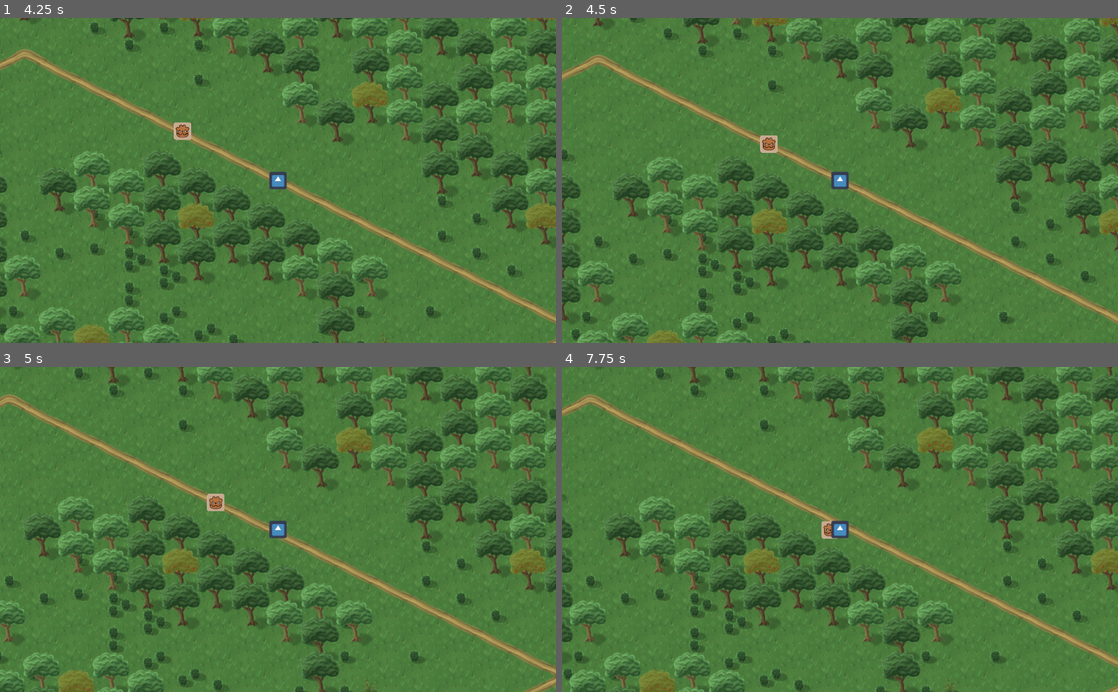
Above: before the commit, frames 1-4 (two rows, left to right).
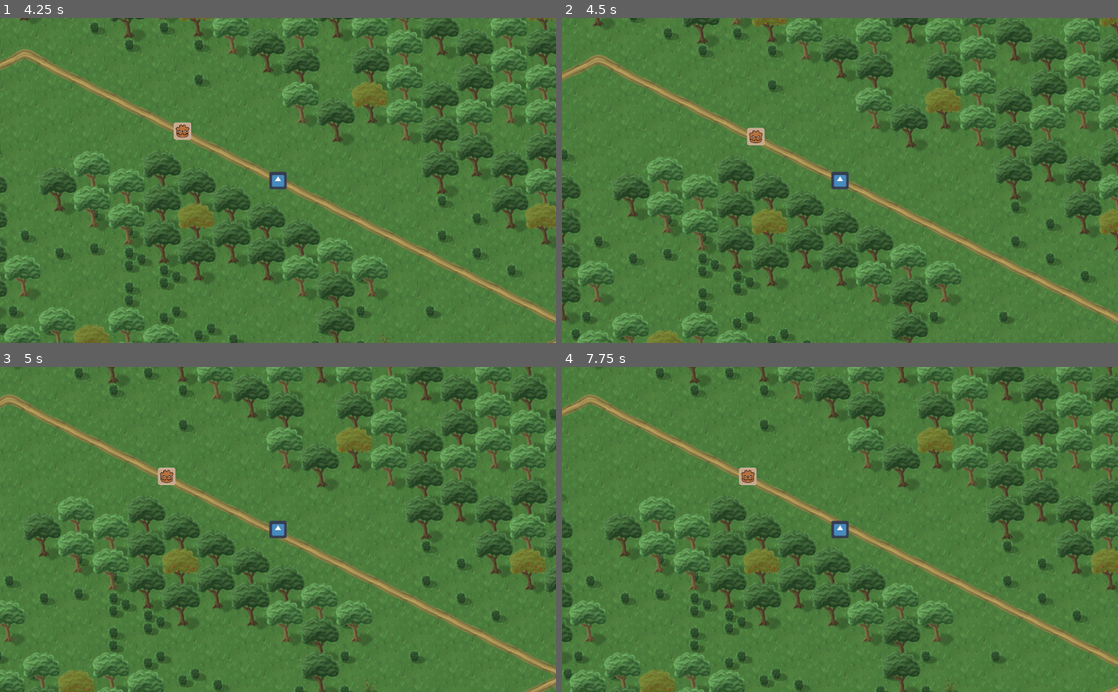
Above: after the commit, the same moments.

Repository: drxwat/goblins-game-gd
Game: Godot game, scene res://global_map.tscn
The game is run twice, just before and just after one commit, with the same random seed, the same clock (stepped at 60 frames per second) and the same inputs. The engine's default icon, where the game draws it, is replaced by a stand-in: a white triangle on a blue panel in a dark square.
Inputs (mouse positions are in pixels of both pictures, inside the frame that each line leads up to):
- Up to frame 1 (4.25 s): tap Enter at 0.5 s; move the mouse to (250, 245) at 0.52 s; click (250, 245) at 0.67 s; move the mouse to (444, 229) at 1.27 s; click (444, 229) at 1.42 s; move the mouse to (111, 131) at 2.02 s; click (111, 131) at 2.17 s; move the mouse to (305, 180) at 2.77 s; click (305, 180) at 2.92 s; tap Space at 3.5 s; move the mouse to (194, 99) at 3.52 s; click (194, 99) at 3.67 s
- Up to frame 2 (4.5 s): move the mouse to (962, 164) at 4.27 s; click (962, 164) at 4.42 s
- Up to frame 3 (5 s): no input
- Up to frame 4 (7.75 s): move the mouse to (728, 545) at 5.02 s; click (728, 545) at 5.17 s; move the mouse to (895, 458) at 5.77 s; click (895, 458) at 5.92 s; move the mouse to (812, 594) at 6.52 s; click (812, 594) at 6.67 s; move the mouse to (1006, 578) at 7.27 s; click (1006, 578) at 7.42 s

Frame 1 is identical in both runs. In frame 2, 0.3% of the frame differs, in the area x 33-39%, y 33-42%; in frame 3, 0.3%, in the area x 28-41%, y 30-45%; in frame 4, 0.3%.
Error in both runs: Trying to assign value of type 'Node2D' to a variable of type 'TileMap'. (res://scripts/root.gd:5)

Commit message:
enemy hunt radius increase

Diff:
--- a/scene_objects/Enemy.tscn
+++ b/scene_objects/Enemy.tscn
@@ -17,5 +17,5 @@
 
 [node name="CollisionShape2D" type="CollisionShape2D" parent="Area2D"]
 shape = SubResource( 1 )
-[connection signal="body_entered" from="Area2D" to="." method="_on_Area2D_body_entered"]
-[connection signal="body_exited" from="Area2D" to="." method="_on_Area2D_body_exited"]
+[connection signal="body_shape_entered" from="Area2D" to="." method="_on_Area2D_body_shape_entered"]
+[connection signal="body_shape_exited" from="Area2D" to="." method="_on_Area2D_body_shape_exited"]
--- a/scripts/units/enemy.gd
+++ b/scripts/units/enemy.gd
@@ -1,12 +1,27 @@
 extends "./unit.gd"
 
 export (NodePath) var _aim_node_path
+export (float) var guard_radius = 350
+export (float) var guard_radius_hunt_multiplier = 1.5
 
 var _aim: Node2D
 var _follow_aim: bool = false
 
+var _idle_shape: CircleShape2D
+var _hunt_shape: CircleShape2D
+var _collision_shape: CollisionShape2D
+
 
 func _on_ready():
+	_idle_shape = CircleShape2D.new()
+	_idle_shape.radius = guard_radius
+
+	_hunt_shape = CircleShape2D.new()
+	_hunt_shape.radius = guard_radius * guard_radius_hunt_multiplier
+
+	_collision_shape = get_node("Area2D/CollisionShape2D")
+	_collision_shape.shape = _idle_shape
+
 	if _aim_node_path:
 		_aim = get_node(_aim_node_path)
 	._on_ready()
@@ -18,13 +33,19 @@
 	._on_process(delta)
 
 
-func _on_Area2D_body_entered(_body):
+func _on_Area2D_body_shape_entered(body_id, body, body_shape, area_shape):
+	if _follow_aim:
+		return
+
+	_collision_shape.shape = _hunt_shape
 	_follow_aim = true
 	set_process(true)
-	pass # Replace with function body.
 
 
-func _on_Area2D_body_exited(_body):
+func _on_Area2D_body_shape_exited(body_id, body, body_shape, area_shape):
+	if not _follow_aim:
+		return
+
+	_collision_shape.shape = _idle_shape
 	_follow_aim = false
 	set_process(false)
-	pass # Replace with function body.
